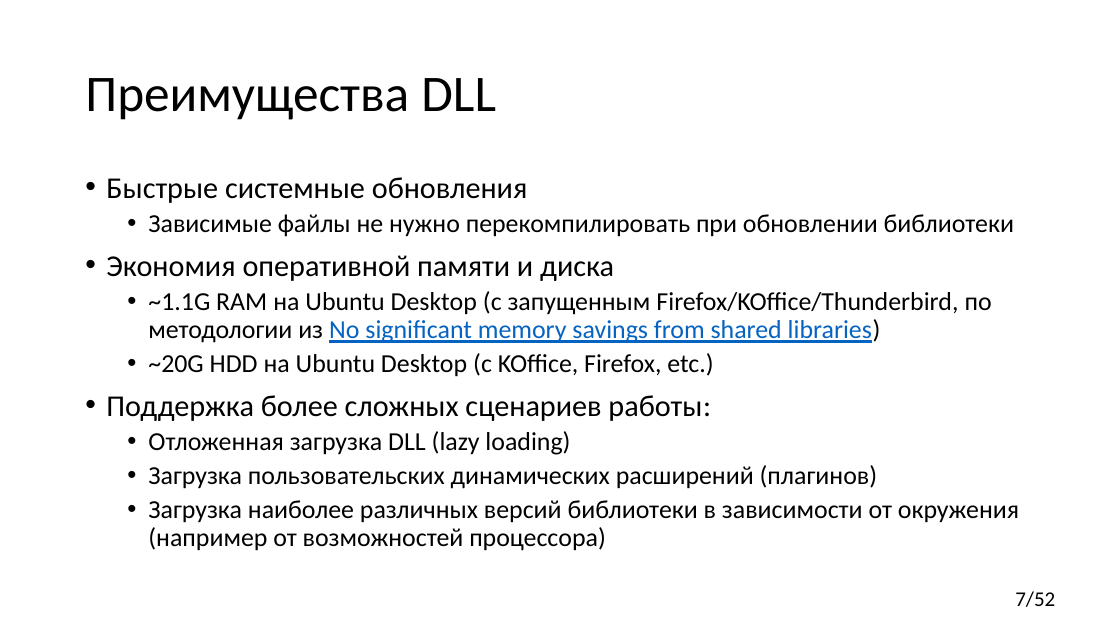
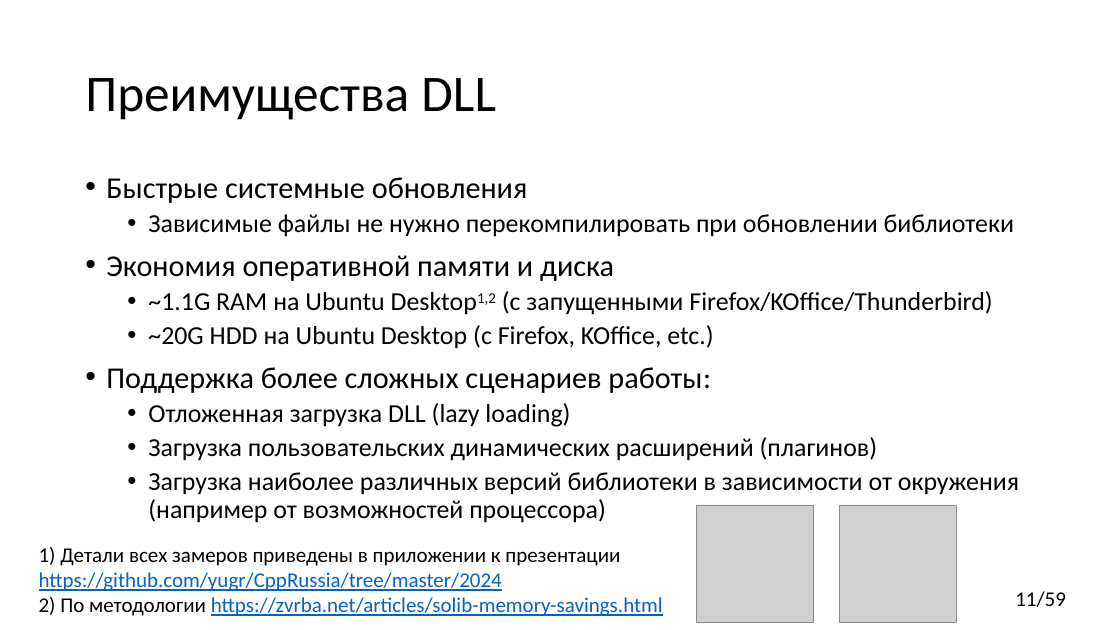
Before and after one commit to yugr/CppRussia, a slide deck: slide 11 of 2024/RU.pptx (slide 7 before the commit). Drawn at 1120x630 pixels with LibreOffice and Linux fonts; fonts in the diff are those of the drawing; grey boxes stand for pictures. Boxes give left, top, right and bottom in pixels: in the first picture for what was removed or moved away, otherwise in the second. Text is boxed around its words. In the diff, an @@ line names an element or a change of style, - is before the commit and + after.

```diff
--- a/2024/RU.pptx
+++ b/2024/RU.pptx
@@ text at (x1=148, y1=291, x2=992, y2=349): text changed @@
-  • ~1.1G RAM на Ubuntu Desktop (с запущенным Firefox/KOffice/Thunderbird, по методологии из No significant memory savings from shared libraries)
-  • ~20G HDD на Ubuntu Desktop (с KOffice, Firefox, etc.)
+  • ~1.1G RAM на Ubuntu Desktop1,2 (с запущенными Firefox/KOffice/Thunderbird)
+  • ~20G HDD на Ubuntu Desktop (с Firefox, KOffice, etc.)
@@ picture added at (x1=697, y1=505, x2=814, y2=623) @@
@@ picture added at (x1=839, y1=505, x2=957, y2=623) @@
@@ text added at (x1=39, y1=547, x2=663, y2=616), 18 pt, text #0563C1, underline @@
+1) Детали всех замеров приведены в приложении к презентации https://github.com/yugr/CppRussia/tree/master/2024
+2) По методологии https://zvrba.net/articles/solib-memory-savings.html
@@ page number at (x1=1015, y1=591, x2=1066, y2=607): text changed @@
-7/52
+11/59
```
Also in this commit, not shown: 17 other slides changed, 7 slides added, 1 slide removed.
